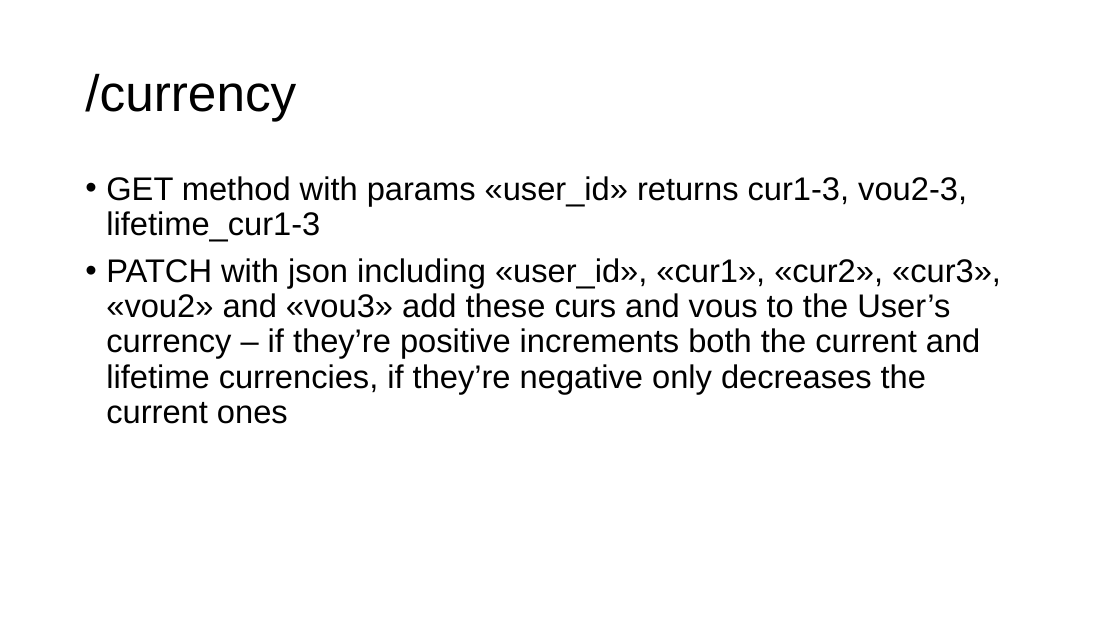
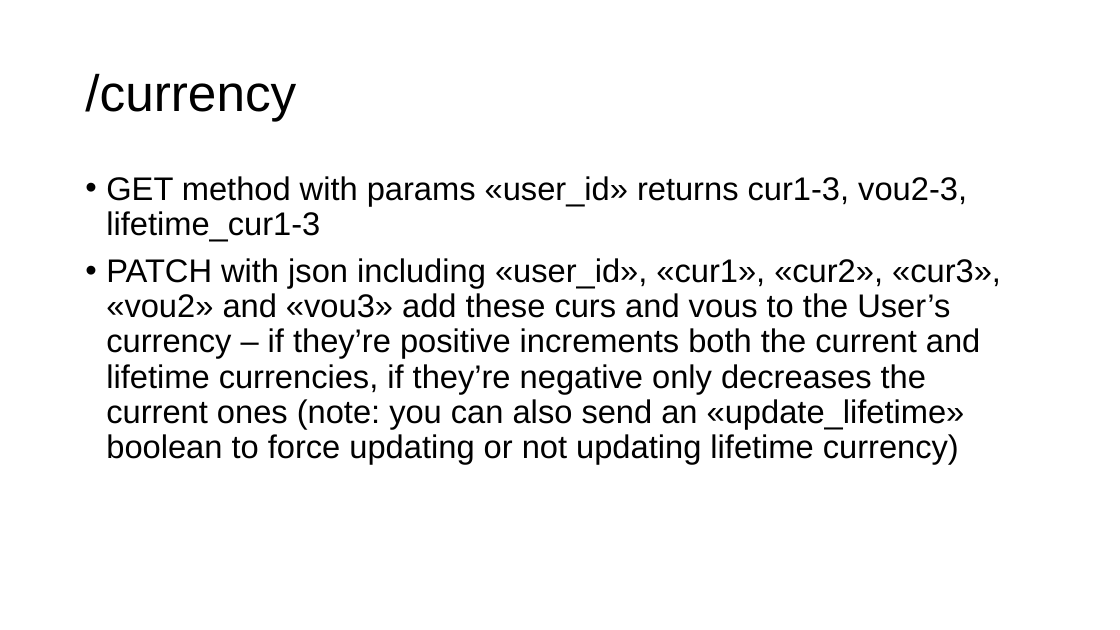
Before and after one commit to gmfk07/iu2018-backend, a slide deck: slide 27 of iu-spec-backend.pptx. Drawn at 1120x630 pixels with LibreOffice and Linux fonts; fonts in the diff are those of the drawing. Boxes give left, top, right and bottom in pixels: in the first picture for what was removed or moved away, otherwise in the second. Text is boxed around its words. In the diff, an @@ line names an element or a change of style, - is before the commit and + after.

Commit message:
Prevented Shop Resale from Increasing Currency

```diff
--- a/iu-spec-backend.pptx
+++ b/iu-spec-backend.pptx
@@ text at box(106, 258, 1001, 464): text changed @@
-• PATCH with json including «user_id», «cur1», «cur2», «cur3», «vou2» and «vou3» add these curs and vous to the User’s currency – if they’re positive increments both the current and lifetime currencies, if they’re negative only decreases the current ones
+• PATCH with json including «user_id», «cur1», «cur2», «cur3», «vou2» and «vou3» add these curs and vous to the User’s currency – if they’re positive increments both the current and lifetime currencies, if they’re negative only decreases the current ones (note: you can also send an «update_lifetime» boolean to force updating or not updating lifetime currency)
```
Also in this commit, not shown: 2 other files.
